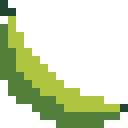
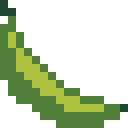
Before/after of a 128 x 128 layered artwork. What changed in the layer stack:
painted on "image" over [8,16,120,112]
